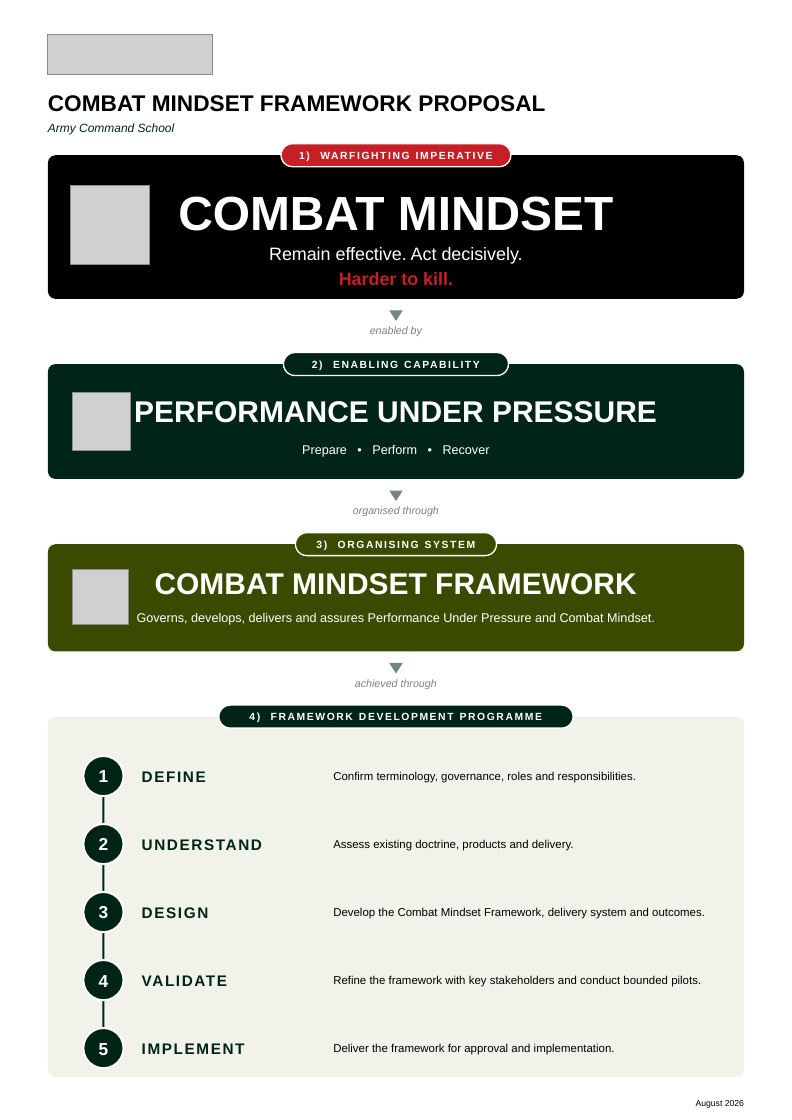
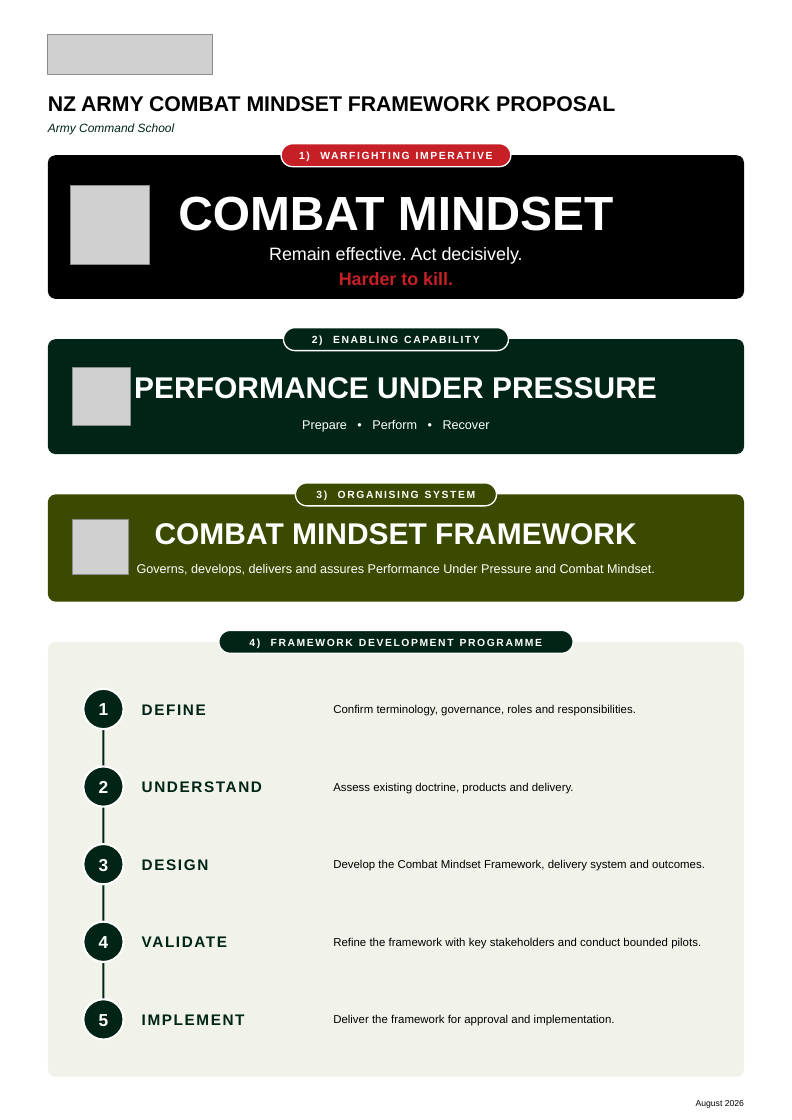
Before and after one commit to TacEdge/PUP, a slide deck: slide 1 of output/combat-mindset-onepager-portrait.pptx. Drawn at 792x1120 pixels with LibreOffice and Linux fonts; fonts in the diff are those of the drawing; grey boxes stand for pictures. Boxes give left, top, right and bottom in pixels: in the first picture for what was removed or moved away, otherwise in the second. Text is boxed around its words. In the diff, an @@ line names an element or a change of style, - is before the commit and + after.

```diff
--- a/output/combat-mindset-onepager-portrait.pptx
+++ b/output/combat-mindset-onepager-portrait.pptx
@@ text at (x1=48, y1=96, x2=615, y2=112): text changed; size 17 to 16 pt @@
-COMBAT MINDSET FRAMEWORK PROPOSAL
+NZ ARMY COMBAT MINDSET FRAMEWORK PROPOSAL
@@ 3 texts, 2 rounded rectangles, 1 picture moved together from (x1=48, y1=352, x2=744, y2=479) to (x1=48, y1=328, x2=744, y2=454) @@
@@ text removed at (x1=370, y1=326, x2=422, y2=336) @@
-enabled by
@@ triangle removed at (x1=390, y1=310, x2=403, y2=321) @@
@@ 6 texts, 2 rounded rectangles, 1 picture moved together from (x1=48, y1=532, x2=744, y2=919) to (x1=48, y1=483, x2=744, y2=871) @@
@@ text removed at (x1=353, y1=506, x2=439, y2=516) @@
-organised through
@@ triangle removed at (x1=390, y1=490, x2=403, y2=501) @@
@@ rounded rectangle resized from (x1=48, y1=716, x2=744, y2=1076) to (x1=48, y1=642, x2=744, y2=1076) @@
@@ rounded rectangle at (x1=48, y1=642, x2=744, y2=1076): proportions changed @@
@@ text "4) FRAMEWORK DEVELOPMENT PROGRAMME" moved from (x1=249, y1=712, x2=542, y2=722) to (x1=249, y1=638, x2=542, y2=648) @@
@@ rounded rectangle moved from (x1=219, y1=705, x2=574, y2=728) to (x1=219, y1=630, x2=574, y2=653) @@
@@ ellipse moved from (x1=83, y1=960, x2=124, y2=1000) to (x1=83, y1=689, x2=124, y2=729) @@
@@ text removed at (x1=355, y1=679, x2=437, y2=689) @@
-achieved through
@@ triangle removed at (x1=390, y1=663, x2=403, y2=673) @@
@@ line moved from (103, 776) - (103, 1048) to (103, 709) - (103, 1019) @@
@@ 3 texts moved together from (x1=99, y1=770, x2=636, y2=783) to (x1=99, y1=703, x2=636, y2=716) @@
@@ ellipse moved from (x1=83, y1=756, x2=124, y2=796) to (x1=83, y1=766, x2=124, y2=806) @@
@@ 3 texts moved together from (x1=99, y1=825, x2=574, y2=863) to (x1=99, y1=767, x2=574, y2=805) @@
@@ ellipse moved from (x1=83, y1=824, x2=124, y2=864) to (x1=83, y1=844, x2=124, y2=884) @@
@@ 3 texts moved together from (x1=99, y1=961, x2=701, y2=999) to (x1=99, y1=922, x2=701, y2=961) @@
@@ ellipse moved from (x1=83, y1=892, x2=124, y2=932) to (x1=83, y1=921, x2=124, y2=962) @@
@@ 3 texts, 1 ellipse moved together from (x1=83, y1=1028, x2=615, y2=1068) to (x1=83, y1=999, x2=615, y2=1039) @@
```
Also in this commit, not shown: 3 other files.
